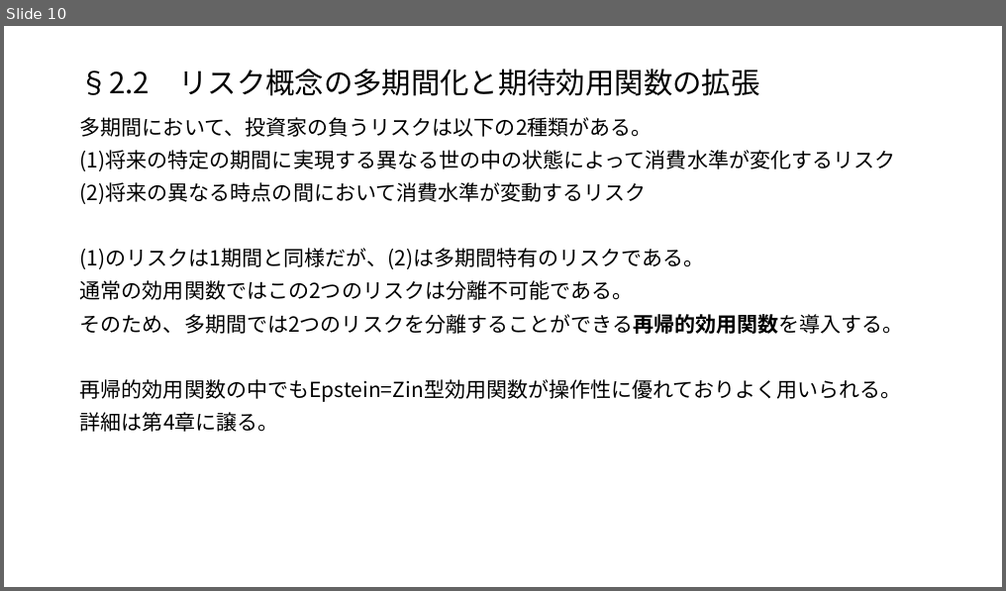
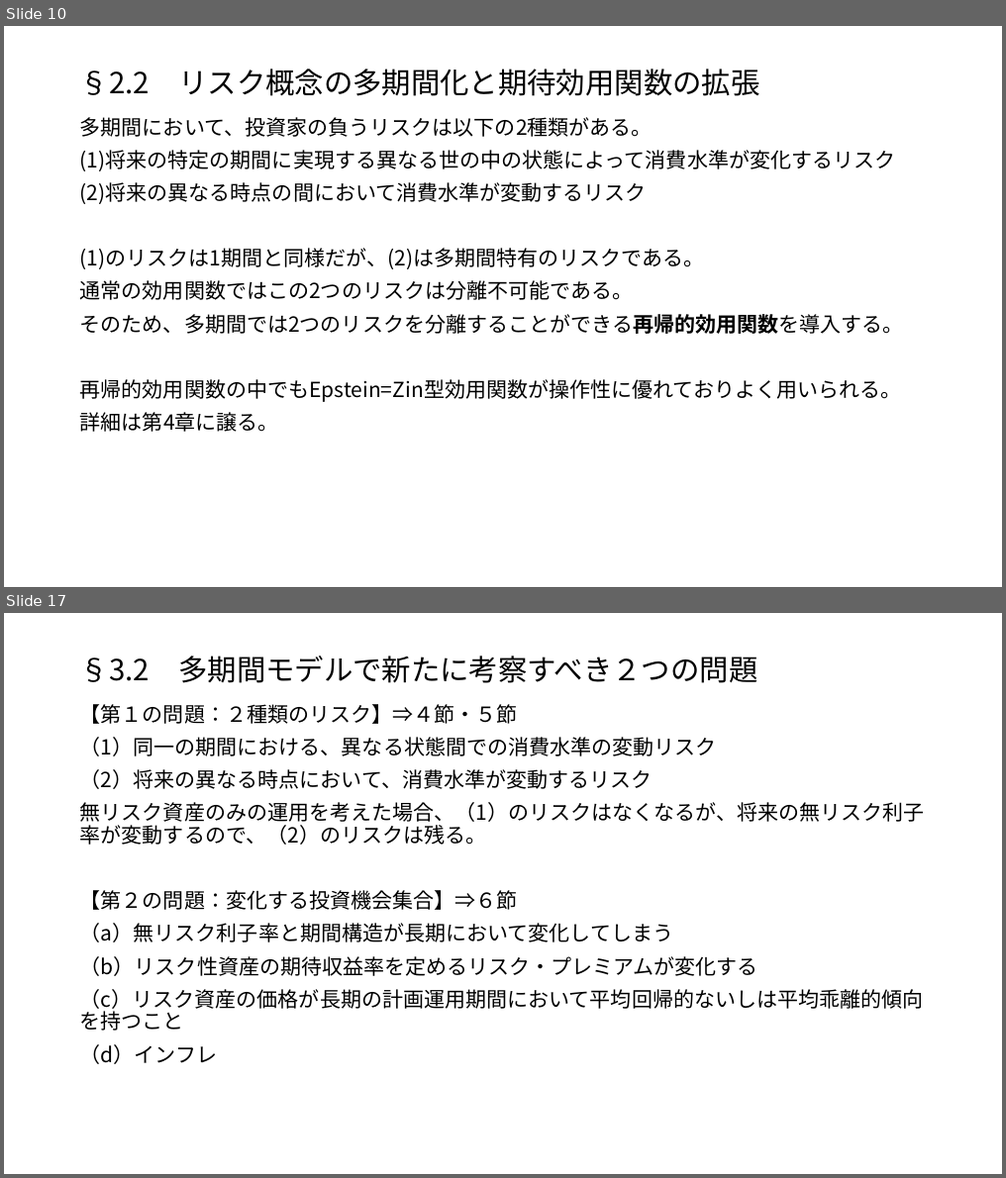
Before and after one commit to macha1811/Long-term-Investment-Theory-and-Practice, a slide deck: 第2章.pptx. Shown one above the other, each under a label of ours: slide 10 before the commit, slides 10 and 17 after it; the slides between them are not shown. The pictures are 1006x591 and 1006x1178 pixels, drawn with LibreOffice and Linux fonts; fonts in the diff are those of the drawing. Boxes give left, top, right and bottom in pixels: in the first picture for what was removed or moved away, otherwise in the second. Text is boxed around its words. In the diff, an @@ line names an element or a change of style, - is before the commit and + after.

```diff
--- a/第2章.pptx
+++ b/第2章.pptx
@@ slide 17 added at [4, 613, 1002, 1174], background #FFFFFF @@
@@ title added at [80, 656, 757, 683], 28 pt, text #000000 @@
+§3.2 多期間モデルで新たに考察すべき２つの問題
@@ text added at [80, 704, 925, 1064], 20 pt, text #000000 @@
+【第１の問題：２種類のリスク】⇒４節・５節
+（1）同一の期間における、異なる状態間での消費水準の変動リスク
+（2）将来の異なる時点において、消費水準が変動するリスク
+無リスク資産のみの運用を考えた場合、（1）のリスクはなくなるが、将来の無リスク利子率が変動するので、（2）のリスクは残る。
+【第２の問題：変化する投資機会集合】⇒６節
+（a）無リスク利子率と期間構造が長期において変化してしまう
+（b）リスク性資産の期待収益率を定めるリスク・プレミアムが変化する
+（c）リスク資産の価格が長期の計画運用期間において平均回帰的ないしは平均乖離的傾向を持つこと
+（d）インフレ
```
Also in this commit, not shown: 9 other slides added.
